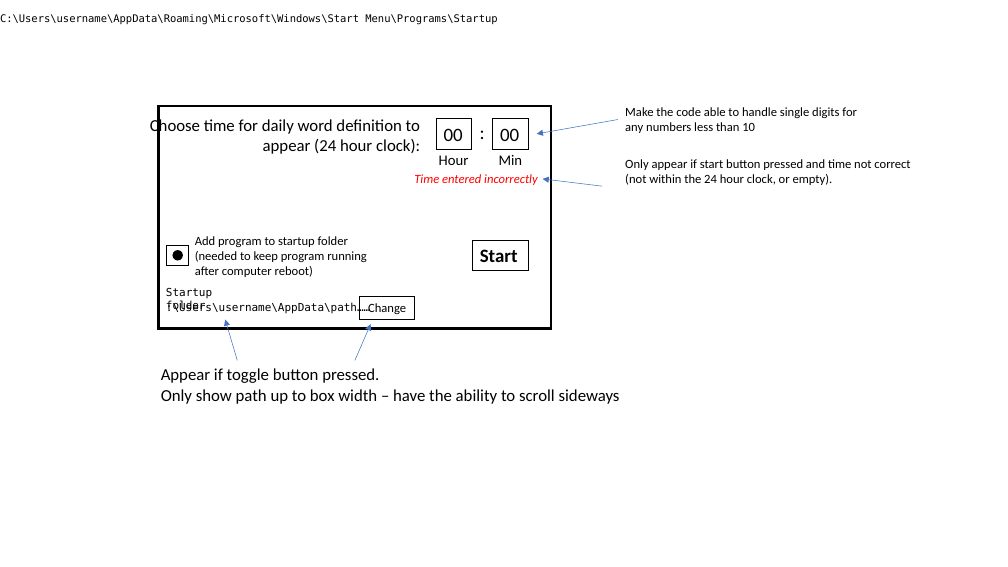
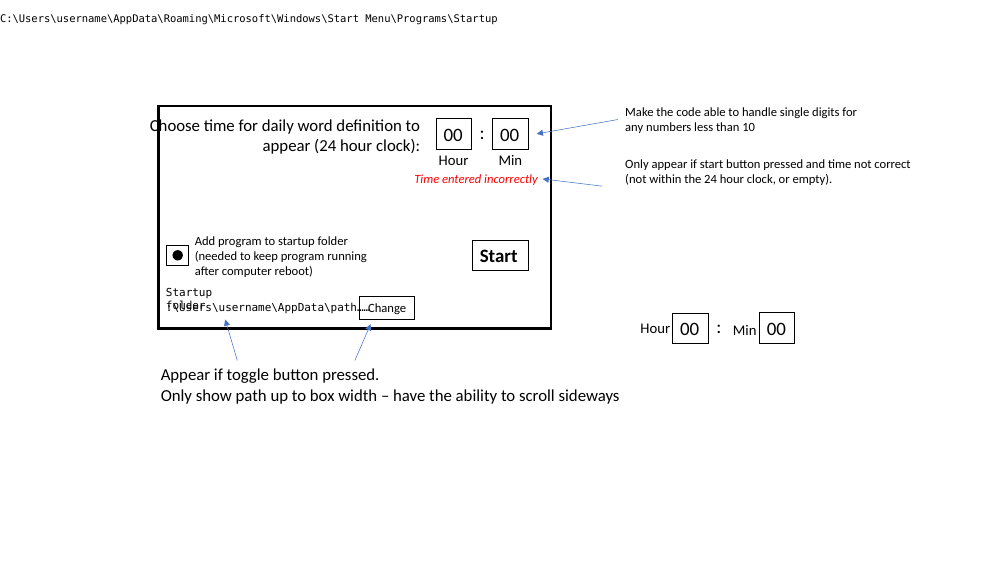
Before and after one commit to timbob04/DailyWordDefinition, a slide deck: slide 1 of extra/design.pptx. Drawn at 1008x567 pixels with LibreOffice and Linux fonts; fonts in the diff are those of the drawing. Boxes give left, top, right and bottom in pixels: in the first picture for what was removed or moved away, otherwise in the second. Text is boxed around its words. In the diff, an @@ line names an element or a change of style, - is before the commit and + after.

```diff
--- a/extra/design.pptx
+++ b/extra/design.pptx
@@ text added at [640, 323, 670, 333], 14 pt, text #000000 @@
+Hour
@@ rectangle added at [673, 314, 709, 344], outline #000000 0.75 pt, 18 pt, text #000000 @@
+00
@@ text added at [706, 312, 731, 342], 18 pt, text #000000 @@
+:
@@ text added at [733, 325, 757, 335], 14 pt, text #000000 @@
+Min
@@ rectangle added at [760, 313, 796, 343], outline #000000 0.75 pt, 18 pt, text #000000 @@
+00
```
Also in this commit, not shown: 2 other files.
